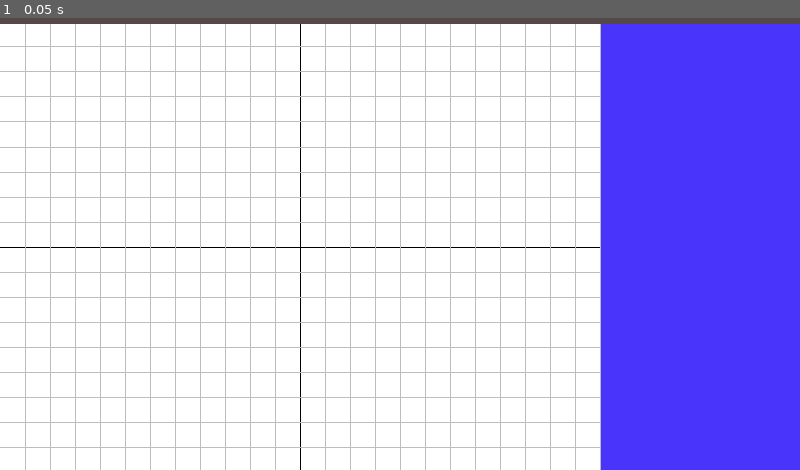
Above: before the commit, frame 1.
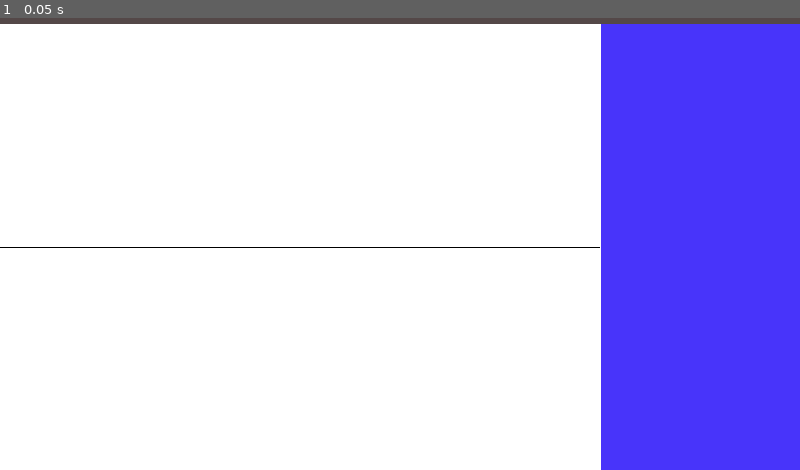
Above: after the commit, the same moment.

Repository: luismariotti1/Geo2D
Game: Godot game, scene res://Main/Main.tscn
Same seed, same stepped clock (60 frames per second), same inputs: the game is played once before the commit and once after it.
Inputs:
- Up to frame 1 (0.05 s): no input

The runs differ from the first frame. In frame 1, 5.5% of the frame differs, in the area x 0-76%, y 1-100%.

Commit message:
grid moving

Diff:
--- a/GUI/Display/Display.tscn
+++ b/GUI/Display/Display.tscn
@@ -18,3 +18,11 @@
 }
 
 [node name="Grid" parent="." instance=ExtResource( 1 )]
+anchor_left = 0.0
+anchor_top = 0.0
+anchor_right = 0.0
+anchor_bottom = 0.0
+margin_left = 0.0
+margin_top = 0.0
+margin_right = 768.0
+margin_bottom = 570.0
--- a/GUI/Display/Grid/Grid.gd
+++ b/GUI/Display/Grid/Grid.gd
@@ -1,53 +1,36 @@
 extends Control
 
-var display_limits = Vector2.ZERO
-var display_init = Vector2.ZERO
-var middleX = 0
-var middleY = 0
-var color = Color(0,0,0)
+var axis_center_position = Vector2.ZERO
+var color = ColorN("black")
+var clicked_position = null
+var is_clicking = false
+var distX = 0
+var distY = 0
+
 # Called when the node enters the scene tree for the first time.
 func _ready():
-	display_limits =  get_rect().size
-	display_init = get_rect().position
-	middleX = display_limits.x/2
-	middleY = display_limits.y/2
+	axis_center_position = Vector2(rect_size.x/2, rect_size.y/2)
 
-# Called every frame. 'delta' is the elapsed time since the previous frame.
-#func _process(delta):
-#	update()
+func _process(delta):
+	update()
+	if (is_clicking == true and clicked_position != null):
+		axis_center_position.x = get_global_mouse_position().x+distX
+		axis_center_position.y = get_global_mouse_position().y+distY
+
+func _input(event):
+	if event is InputEventMouseButton:
+		if (event.pressed == true):
+			is_clicking = true
+			clicked_position = event.position
+			distX = axis_center_position.x - clicked_position.x
+			distY = axis_center_position.y - clicked_position.y
+		else:
+			is_clicking = false
+			clicked_position = null
 
 func create_axis():
-	draw_line(Vector2(0,middleY), Vector2(display_limits.x,middleY), color, 1.25, false)
-	draw_line(Vector2(middleX,0), Vector2(middleX,display_limits.y), color, 1.25, false)
-
-func sub_axis(subdivision = 24):
-	var sublines_color = ColorN("gray")
-	var subdivision_distance = display_limits.x/subdivision
-
-	var shiftX = middleX
-	while shiftX > display_init.y:
-		shiftX -= subdivision_distance
-		if shiftX > display_init.y:
-			draw_line(Vector2(shiftX,0), Vector2(shiftX,display_limits.y),sublines_color, 1.0, false)
-
-	shiftX = middleX
-	while shiftX < display_limits.x:
-		shiftX += subdivision_distance
-		if shiftX < display_limits.x:
-			draw_line(Vector2(shiftX,0), Vector2(shiftX,display_limits.y),sublines_color, 1.0, false)
-
-	var shiftY = middleY
-	while shiftY > 0:
-		shiftY -= subdivision_distance
-		if shiftY > 0:
-			draw_line(Vector2(0,shiftY), Vector2(display_limits.x,shiftY),sublines_color, 1.0, false)
-
-	shiftY = middleY
-	while shiftY < display_limits.y:
-		shiftY += subdivision_distance
-		if shiftY < display_limits.y:
-			draw_line(Vector2(0,shiftY), Vector2(display_limits.x,shiftY),sublines_color, 1.0, false)
+	draw_line(Vector2(rect_position.x,axis_center_position.y), Vector2(rect_size.x,axis_center_position.y), color, 1.25, false)
+	draw_line(Vector2(axis_center_position.x,rect_position.y), Vector2(axis_center_position.x,rect_size.y), color, 1.25, false)
 
 func _draw():
 	create_axis()
-	sub_axis()
--- a/GUI/Display/Grid/Grid.tscn
+++ b/GUI/Display/Grid/Grid.tscn
@@ -3,8 +3,14 @@
 [ext_resource path="res://GUI/Display/Grid/Grid.gd" type="Script" id=1]
 
 [node name="Grid" type="Control"]
-anchor_right = 1.0
-anchor_bottom = 1.0
+anchor_left = 0.5
+anchor_top = 0.5
+anchor_right = 0.5
+anchor_bottom = 0.5
+margin_left = -512.0
+margin_top = -300.0
+margin_right = 512.0
+margin_bottom = 300.0
 script = ExtResource( 1 )
 __meta__ = {
 "_edit_use_anchors_": false
--- a/project.godot
+++ b/project.godot
@@ -23,6 +23,14 @@
 
 window/stretch/mode="2d"
 
+[input]
+
+Click={
+"deadzone": 0.5,
+"events": [ Object(InputEventMouseButton,"resource_local_to_scene":false,"resource_name":"","device":0,"alt":false,"shift":false,"control":false,"meta":false,"command":false,"button_mask":0,"position":Vector2( 0, 0 ),"global_position":Vector2( 0, 0 ),"factor":1.0,"button_index":1,"pressed":false,"doubleclick":false,"script":null)
+ ]
+}
+
 [rendering]
 
 environment/default_environment="res://default_env.tres"
